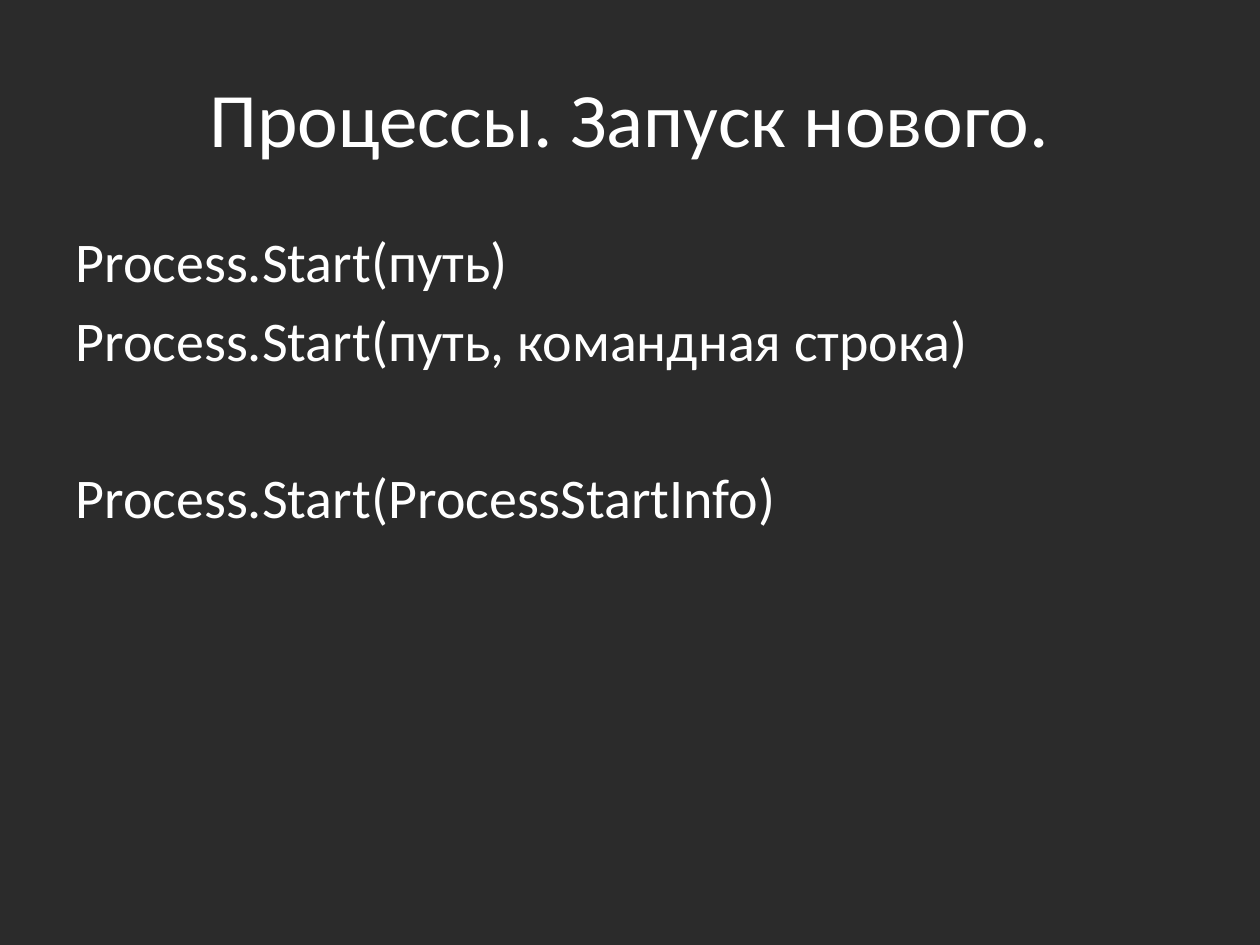
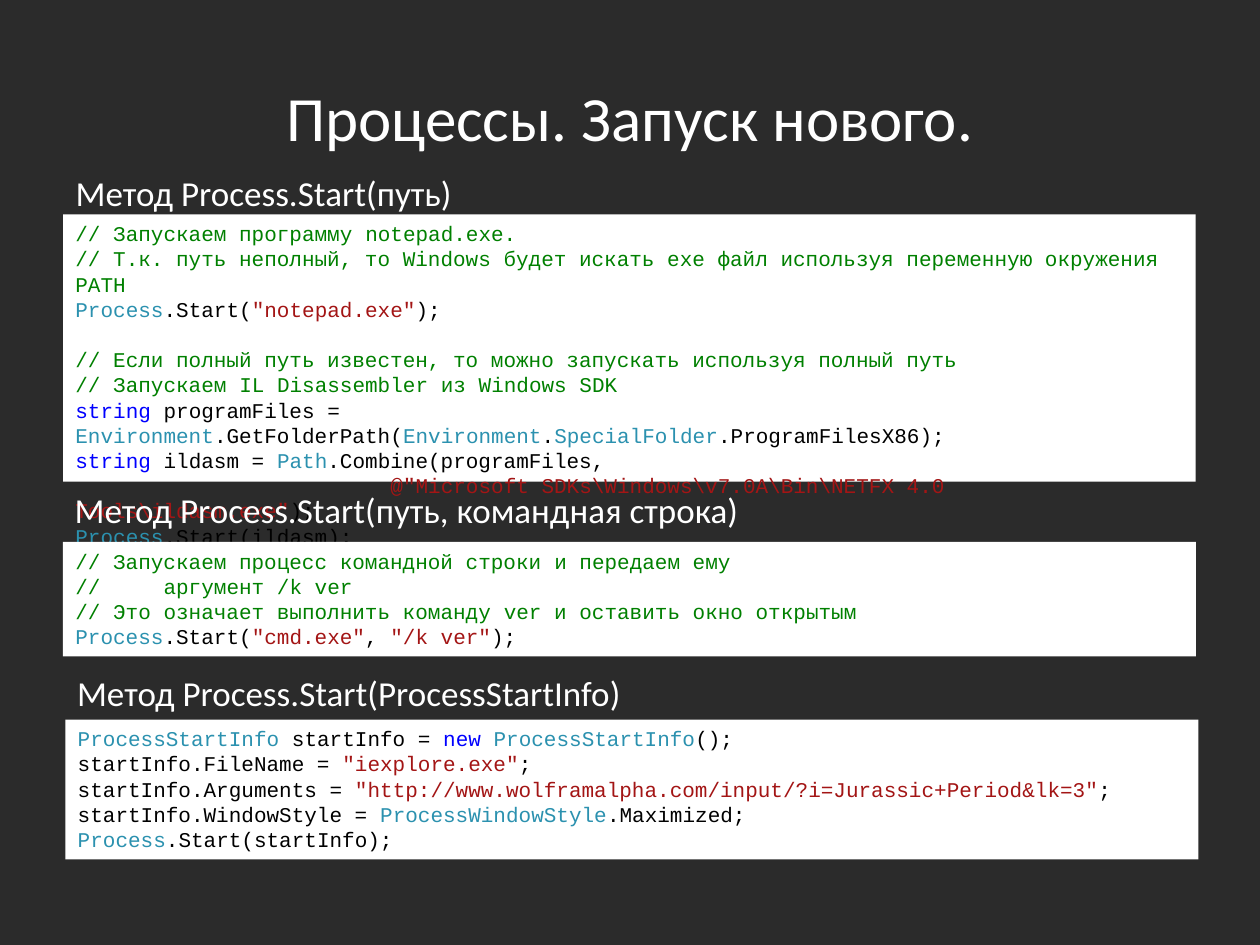
Before and after one commit to bazile/Training, a slide deck: slide 6 of Presentation/lesson-08-multithreading.pptx. Drawn at 1260x945 pixels with LibreOffice and Linux fonts; fonts in the diff are those of the drawing; background and template pictures are left out; a plain dark background stands for a picture behind light text. Boxes give left, top, right and bottom in pixels: in the first picture for what was removed or moved away, otherwise in the second. Text is boxed around its words. In the diff, an @@ line names an element or a change of style, - is before the commit and + after.

```diff
--- a/Presentation/lesson-08-multithreading.pptx
+++ b/Presentation/lesson-08-multithreading.pptx
@@ title "Процессы. Запуск нового." at [286,100,973,152]: size 44 to 36 pt @@
@@ text at [76,180,451,215]: text changed; size 32 to 20 pt @@
-Process.Start(путь)
-Process.Start(путь, командная строка)
-Process.Start(ProcessStartInfo)
+Метод Process.Start(путь)
@@ rectangle added at [63,214,1196,481], fill #FFFFFF, 12 pt, text #008000 @@
+// Запускаем программу notepad.exe.
+// Т.к. путь неполный, то Windows будет искать exe файл используя переменную окружения PATH
+Process.Start("notepad.exe");
+// Если полный путь известен, то можно запускать используя полный путь
+// Запускаем IL Disassembler из Windows SDK
+string programFiles = Environment.GetFolderPath(Environment.SpecialFolder.ProgramFilesX86);
+string ildasm = Path.Combine(programFiles,
+@"Microsoft SDKs\Windows\v7.0A\Bin\NETFX 4.0 Tools\ildasm.exe");
+Process.Start(ildasm);
@@ text added at [75,494,738,532], 20 pt, text #FFFFFF @@
+Метод Process.Start(путь, командная строка)
@@ rectangle added at [63,542,1196,656], fill #FFFFFF, 12 pt, text #008000 @@
+// Запускаем процесс командной строки и передаем ему
+// аргумент /k ver
+// Это означает выполнить команду ver и оставить окно открытым
+Process.Start("cmd.exe", "/k ver");
@@ text added at [77,680,621,712], 20 pt, text #FFFFFF @@
+Метод Process.Start(ProcessStartInfo)
@@ rectangle added at [66,719,1198,859], fill #FFFFFF, 12 pt, text #000000 @@
+ProcessStartInfo startInfo = new ProcessStartInfo();
+startInfo.FileName = "iexplore.exe";
+startInfo.Arguments = "http://www.wolframalpha.com/input/?i=Jurassic+Period&lk=3";
+startInfo.WindowStyle = ProcessWindowStyle.Maximized;
+Process.Start(startInfo);
```
Also in this commit, not shown: 1 other slide changed, 1 slide added, 1 other file.
